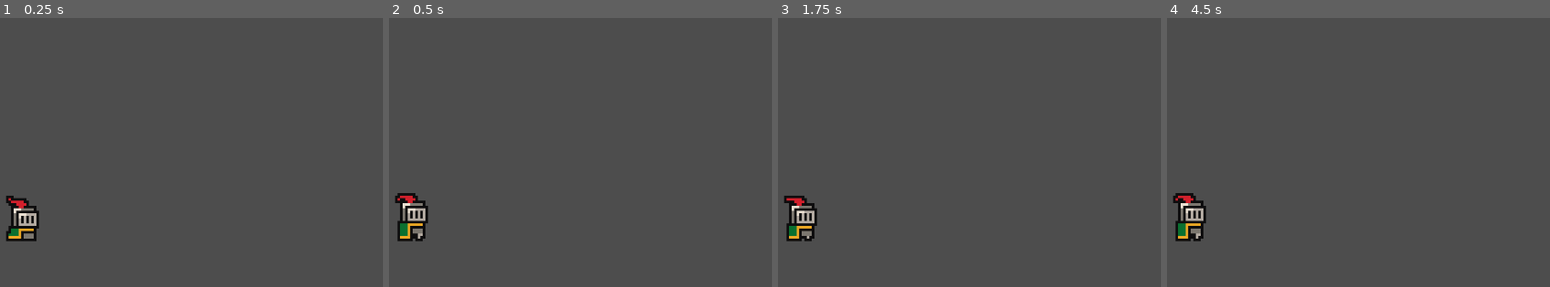
Above: before the commit, frames 1-4 (left to right).
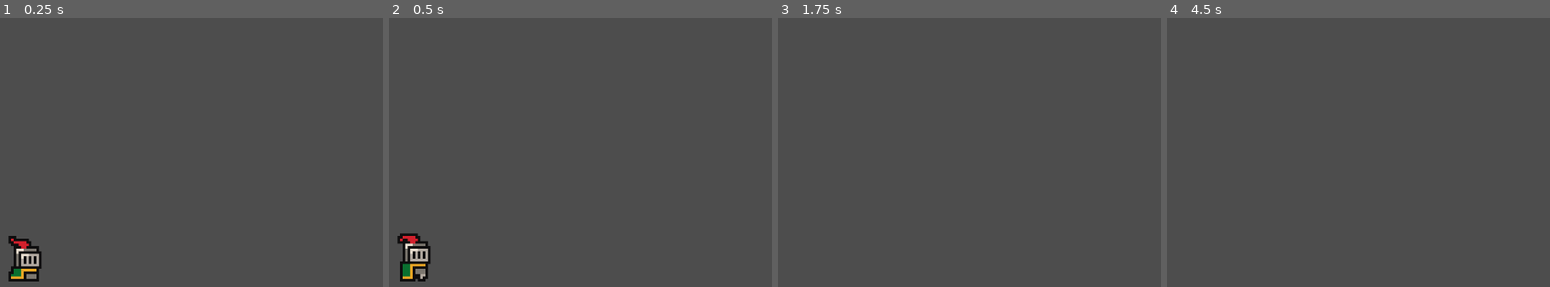
Above: after the commit, the same moments.

Repository: IvanPrikhodko/1_godot_tutorial
Game: Godot game, scene res://Scenes/game.tscn
Same seed, same stepped clock (60 frames per second), same inputs: the game is played once before the commit and once after it. Before the commit the project starts from res://Game/game.tscn.
Inputs:
- Up to frame 1 (0.25 s): no input
- Up to frame 2 (0.5 s): no input
- Up to frame 3 (1.75 s): tap Enter (ui_accept) at 0.5, 0.6, 0.77, 1.07, 1.35, 1.52 s; hold Right (ui_right) from 0.53 s (still down)
- Up to frame 4 (4.5 s): tap Enter (ui_accept) at 1.82, 2, 2.1, 2.85, 3.02, 3.32, 3.5, 3.6, 3.77, 4.07, 4.35 s; release Right (ui_right) at 2.03 s; hold Left (ui_left) 2.03-2.78 s; hold Right (ui_right) 2.78-4.28 s; hold Left (ui_left) from 4.28 s (still down)

The runs differ from the first frame. In frame 1, 2.1% of the frame differs, in the area x 1-11%, y 66-98%; in frame 2, 2.2%, in the area x 1-11%, y 65-98%; in frame 3, 1.1%; in frame 4, 1.2%.

Commit message:
static body and collision shape2d added to the game

Diff:
--- a/Game/game.tscn
+++ /dev/null
@@ -1,12 +0,0 @@
-[gd_scene load_steps=2 format=3 uid="uid://c7qv85ukwn7xt"]
-
-[ext_resource type="PackedScene" uid="uid://bjumageawggly" path="res://Game/Player.tscn" id="1_jvkt0"]
-
-[node name="Game" type="Node2D"]
-
-[node name="Player" parent="." instance=ExtResource("1_jvkt0")]
-position = Vector2(860, -9)
-
-[node name="Camera2D" type="Camera2D" parent="."]
-position = Vector2(860, -9)
-zoom = Vector2(4, 4)
--- a/Game/Player.tscn
+++ b/Scenes/Player.tscn
@@ -1,5 +1,6 @@
-[gd_scene load_steps=8 format=3 uid="uid://bjumageawggly"]
+[gd_scene load_steps=9 format=3 uid="uid://bjumageawggly"]
 
+[ext_resource type="Script" path="res://Scripts/Player.gd" id="1_3td4d"]
 [ext_resource type="Texture2D" uid="uid://vcaxms4taye5" path="res://Assets/brackeys_platformer_assets/sprites/knight.png" id="1_sw2wa"]
 
 [sub_resource type="AtlasTexture" id="AtlasTexture_1442o"]
@@ -43,9 +44,10 @@
 
 [node name="Player" type="CharacterBody2D"]
 position = Vector2(706, -10)
+script = ExtResource("1_3td4d")
 
 [node name="AnimatedSprite2D" type="AnimatedSprite2D" parent="."]
-position = Vector2(2, -4)
+position = Vector2(3, -4)
 sprite_frames = SubResource("SpriteFrames_v04sl")
 animation = &"idle"
 autoplay = "idle"
--- /dev/null
+++ b/Scenes/game.tscn
@@ -0,0 +1,21 @@
+[gd_scene load_steps=3 format=3 uid="uid://c7qv85ukwn7xt"]
+
+[ext_resource type="PackedScene" uid="uid://bjumageawggly" path="res://Scenes/Player.tscn" id="1_jvkt0"]
+
+[sub_resource type="WorldBoundaryShape2D" id="WorldBoundaryShape2D_qv1lv"]
+
+[node name="Game" type="Node2D"]
+
+[node name="Player" parent="." instance=ExtResource("1_jvkt0")]
+position = Vector2(39, -8)
+
+[node name="Camera2D" type="Camera2D" parent="."]
+position = Vector2(39, -8)
+zoom = Vector2(4, 4)
+
+[node name="StaticBody2D" type="StaticBody2D" parent="."]
+position = Vector2(43, 15)
+
+[node name="CollisionShape2D" type="CollisionShape2D" parent="StaticBody2D"]
+position = Vector2(-1, 1)
+shape = SubResource("WorldBoundaryShape2D_qv1lv")
--- /dev/null
+++ b/Scripts/Player.gd
@@ -0,0 +1,28 @@
+extends CharacterBody2D
+
+
+const SPEED = 300.0
+const JUMP_VELOCITY = -400.0
+
+# Get the gravity from the project settings to be synced with RigidBody nodes.
+var gravity = ProjectSettings.get_setting("physics/2d/default_gravity")
+
+
+func _physics_process(delta):
+	# Add the gravity.
+	if not is_on_floor():
+		velocity.y += gravity * delta
+
+	# Handle jump.
+	if Input.is_action_just_pressed("ui_accept") and is_on_floor():
+		velocity.y = JUMP_VELOCITY
+
+	# Get the input direction and handle the movement/deceleration.
+	# As good practice, you should replace UI actions with custom gameplay actions.
+	var direction = Input.get_axis("ui_left", "ui_right")
+	if direction:
+		velocity.x = direction * SPEED
+	else:
+		velocity.x = move_toward(velocity.x, 0, SPEED)
+
+	move_and_slide()
--- a/project.godot
+++ b/project.godot
@@ -11,7 +11,7 @@
 [application]
 
 config/name="How to make a Video Game - Godot Beginner Tutorial"
-run/main_scene="res://Game/game.tscn"
+run/main_scene="res://Scenes/game.tscn"
 config/features=PackedStringArray("4.2", "GL Compatibility")
 config/icon="res://icon.svg"
 
